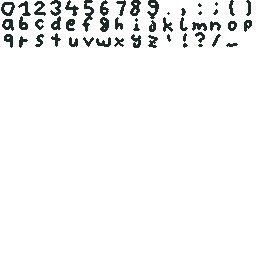
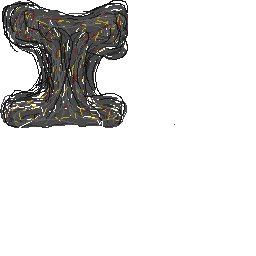
Layered file, before and after one edit (256x256). Changes by layer:
added layer "xExplosion4b" above "xExplosion4ry" over [2, 0, 128, 127]
added layer "xExplosion4ry" above "xExplosion4lg" over [7, 7, 127, 123]
added layer "xExplosion4lg" above "xExplosion4" over [3, 4, 175, 126]
added layer "xExplosion4" above "xExplosion3b" over [0, 1, 128, 128]
hid "font" over [1, 0, 252, 48]
